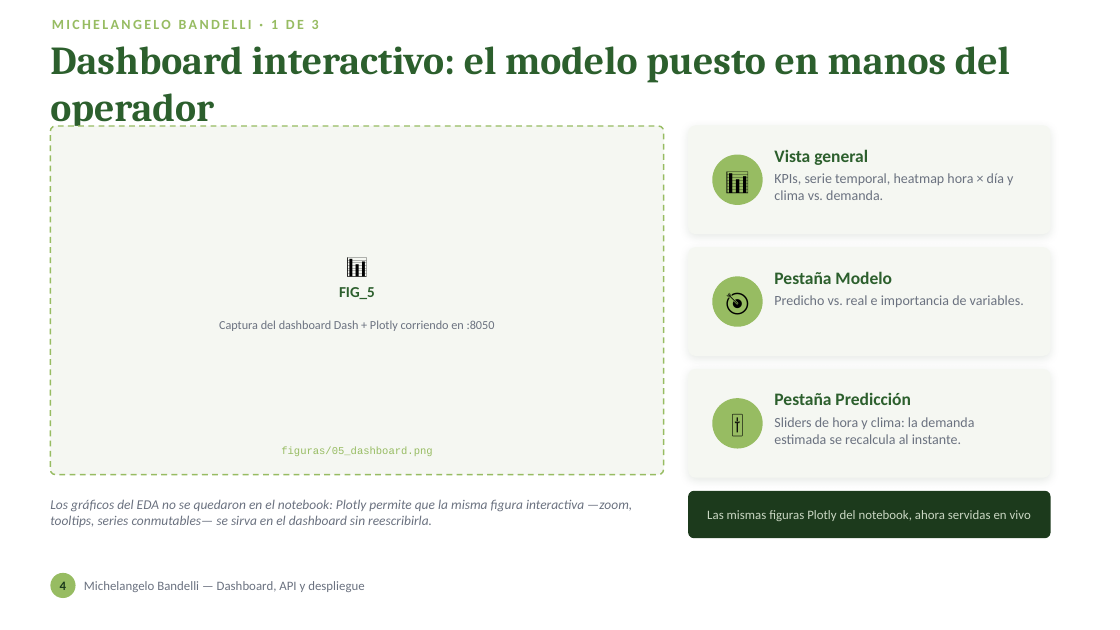
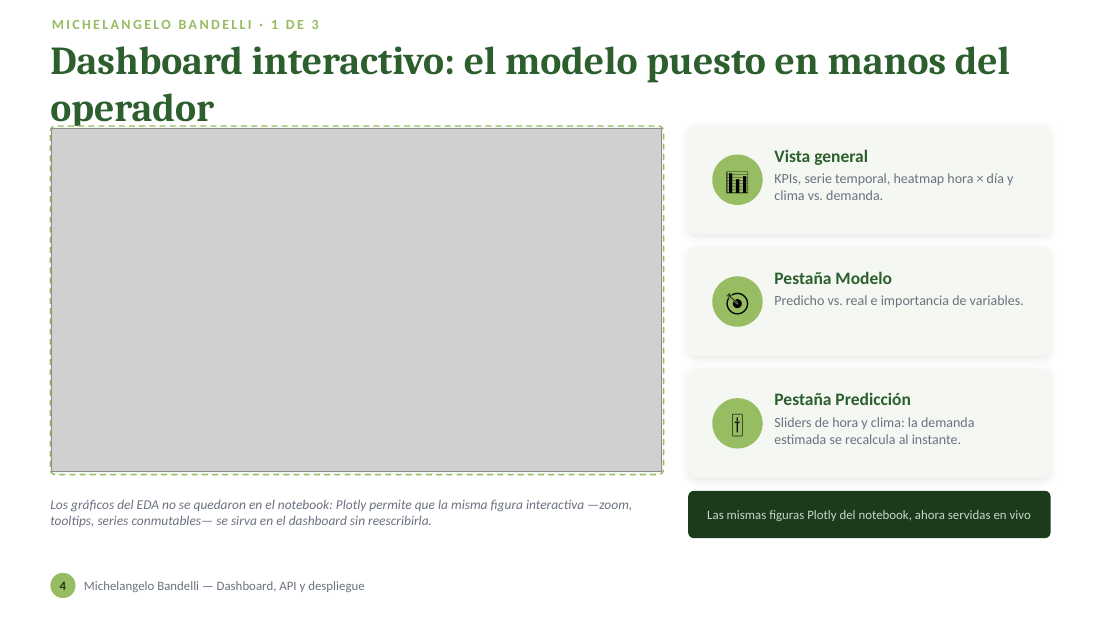
Before and after one commit to Solfter/desafio-movilidad-bikeshare, a slide deck: slide 12 of docs/presentacion_bikeshare.pptx. Drawn at 1120x630 pixels with LibreOffice and Linux fonts; fonts in the diff are those of the drawing; grey boxes stand for pictures. Boxes give left, top, right and bottom in pixels: in the first picture for what was removed or moved away, otherwise in the second. Text is boxed around its words. In the diff, an @@ line names an element or a change of style, - is before the commit and + after.

Commit message:
Actualiza la presentación con la captura del dashboard (FIG_5)
Incorpora la captura de pantalla del dashboard Dash + Plotly corriendo
en :8050 (lámina 12), la última figura que quedaba pendiente tras
completar FIG_1..FIG_4 en el commit anterior.

```diff
--- a/docs/presentacion_bikeshare.pptx
+++ b/docs/presentacion_bikeshare.pptx
@@ picture added at bbox=[52, 129, 661, 471] @@
@@ text removed at bbox=[339, 287, 375, 299] @@
-FIG_5
@@ text removed at bbox=[219, 320, 495, 331] @@
-Captura del dashboard Dash + Plotly corriendo en :8050
@@ text removed at bbox=[281, 447, 432, 456] @@
-figuras/05_dashboard.png
```
Also in this commit, not shown: 1 other slide changed.
